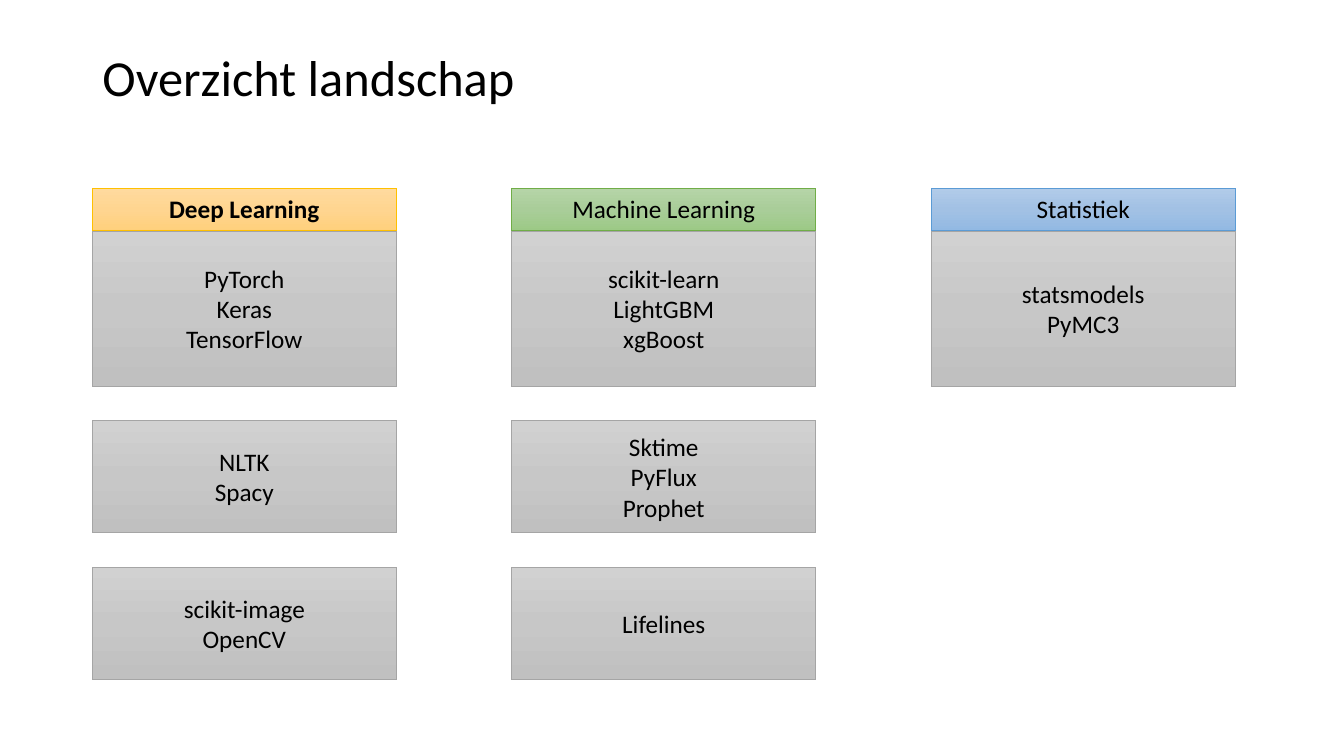
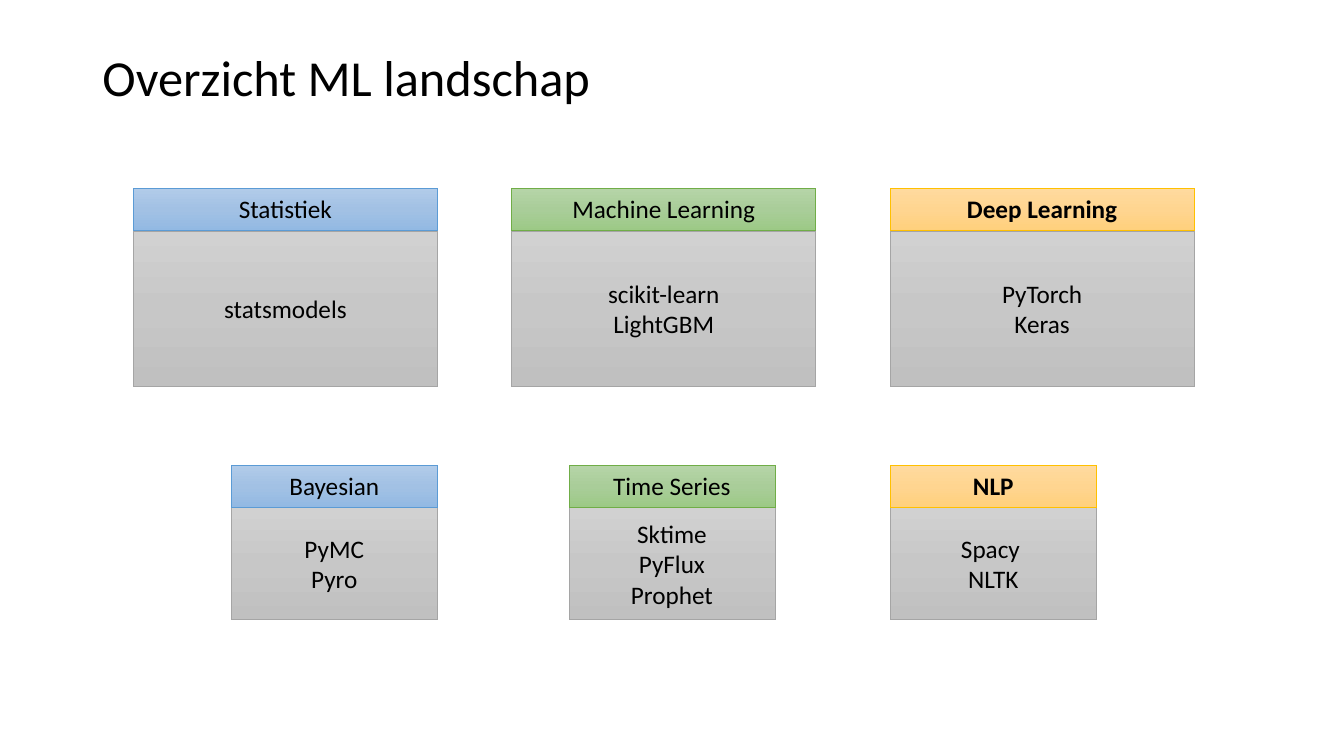
Before and after one commit to LFKoning/knowledge-sharing, a slide deck: slide 5 of python_trainees/4_scikit_learn/python_traineeship_4.pptx. Drawn at 1344x756 pixels with LibreOffice and Linux fonts; fonts in the diff are those of the drawing. Boxes give left, top, right and bottom in pixels: in the first picture for what was removed or moved away, otherwise in the second. Text is boxed around its words. In the diff, an @@ line names an element or a change of style, - is before the commit and + after.

```diff
--- a/python_trainees/4_scikit_learn/python_traineeship_4.pptx
+++ b/python_trainees/4_scikit_learn/python_traineeship_4.pptx
@@ title at (102,61,590,104): text changed @@
-Overzicht landschap
+Overzicht ML landschap
@@ rectangle "Statistiek": place and size @@
-rectangle "Statistiek" at (932,189,1236,231)
+rectangle "Statistiek" at (133,189,438,231)
@@ rectangle "Deep Learning": place and size @@
-rectangle "Deep Learning" at (93,189,397,231)
+rectangle "Deep Learning" at (890,189,1195,231)
@@ rectangle "statsmodels": place and size @@
-rectangle "statsmodels" at (932,231,1236,386)
+rectangle "statsmodels" at (133,231,438,386)
@@ rectangle "PyTorch": place and size @@
-rectangle "PyTorch" at (93,231,397,386)
+rectangle "PyTorch" at (890,231,1195,386)
@@ text in rectangle at (1047,316,1119,337): paragraph removed @@
-PyMC3
@@ text in rectangle at (186,330,302,348): paragraph removed @@
-TensorFlow
@@ text in rectangle at (623,332,704,353): paragraph removed @@
-xgBoost
@@ rectangle removed at (93,420,397,532) @@
-NLTK
-Spacy
@@ rectangle added at (231,466,437,508), fill gradient #B1CBE9 to #A3C1E5 to #93B9E4, outline #5B9BD5 0.5 pt, 18 pt, text #000000 @@
+Bayesian
@@ rectangle added at (569,466,774,508), fill gradient #B5D5A7 to #AACE9A to #9CC987, outline #70AD47 0.5 pt, 18 pt, text #000000 @@
+Time Series
@@ rectangle added at (890,466,1096,508), fill gradient #FFDB9E to #FFD590 to #FFD07C, outline #FFC000 0.5 pt, 18 pt, text #000000, bold @@
+NLP
@@ rectangle added at (231,508,437,620), fill gradient #D2D2D2 to #C8C8C8 to #C0C0C0, outline #A5A5A5 0.5 pt, 18 pt, text #000000 @@
+PyMC
+Pyro
@@ rectangle "Sktime": place and size @@
-rectangle "Sktime" at (512,420,817,532)
+rectangle "Sktime" at (569,508,774,620)
@@ rectangle added at (890,508,1096,620), fill gradient #D2D2D2 to #C8C8C8 to #C0C0C0, outline #A5A5A5 0.5 pt, 18 pt, text #000000 @@
+Spacy
+NLTK
@@ rectangle removed at (93,568,397,680) @@
-scikit-image
-OpenCV
@@ rectangle removed at (512,568,817,680) @@
-Lifelines
```
Also in this commit, not shown: 5 other slides changed, 5 slides added, 1 slide removed.
